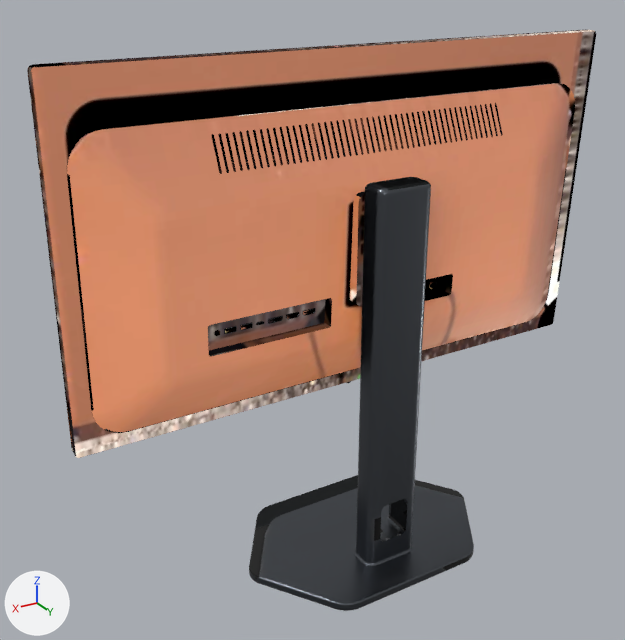
The glTF model public/assets/v2/props/monitor.glb as it was, and as the next commit left it.
The view is the same before and after, from a 50 mm lens placed at (0.444, 1.709, 1.388), pointed at (0.002, 0.971, 1.019). The lights are fixed; the arrows at lower left show +X, +Y and +Z. The first picture is the older version. Where no turn or scale is listed for an object, it has been applied to the vertices. Vertices at exactly the same position are counted once.

The first picture shows 'NEW_monitor_lift__mesh', 'NEW_monitor_root__mesh'.
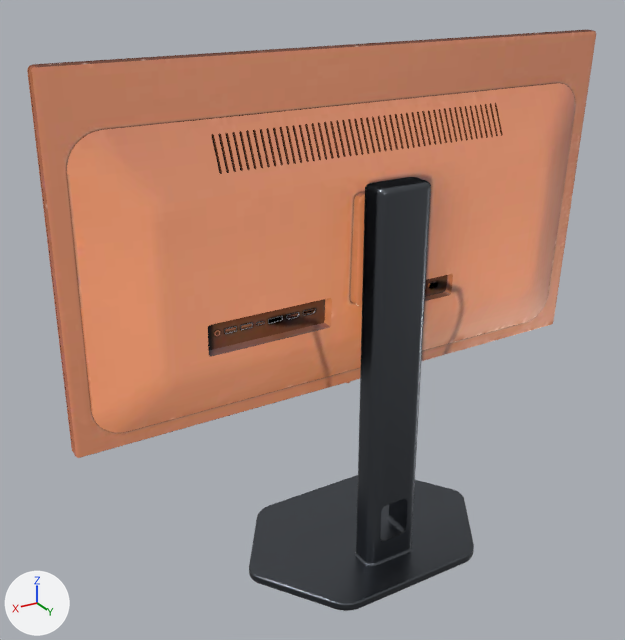
The change, as a list of edits to the scene's bpy script:
```text
Change me_new_monitor_lift__mesh:
    used by ob_new_monitor_lift__mesh; location = (-0.05, 0.995, 1.114)
    remove me_new_monitor_lift__mesh.from_pydata(...)  # 3162 vertices, 6180 faces; spans x -0.32..0.32, y -0.036..0.036, z -0.187..0.187
    add me_new_monitor_lift__mesh.from_pydata(...)  # 3102 vertices, 6060 faces; spans x -0.32..0.32, y -0.036..0.036, z -0.187..0.187
    me_new_monitor_lift__mesh part 1
    60 vertices are removed from x 0.062..0.167, y -0.001..0.0, z -0.076..-0.071
    234 faces are deleted
    7 new faces join them, mat_monitor_lit
    107 new faces join them, mat_monitor_pbr
    me_new_monitor_lift__mesh part 2: 4621 kept faces spanning x -0.32..0.32, y -0.036..0.036, z -0.187..0.187 get new texture (UV) coordinates
Change me_new_monitor_root__mesh:
    where me_new_monitor_root__mesh.from_pydata(...)  # 1228 vertices, 2428 faces; spans x -0.151..0.151, y -0.103..0.103, z -0.222..0.222
    used by ob_new_monitor_root__mesh; location = (-0.05, 1.002, 0.958)
    me_new_monitor_root__mesh part 3: texture (UV) coordinates of 2428 of 2428 faces, centred in x -0.151..0.151, y -0.103..0.103, z -0.222..0.222, changed; they spanned u 0.0..0.99, v 0.0..1.0 and now span u 0.01..0.91, v 0.01..0.99
```

Changed parts and their boxes (x1, y1, x2, y2) in the pictures (625 x 640 px):
part 1 of me_new_monitor_lift__mesh, reshaped
    both: (224, 308, 316, 334)
part 2 of me_new_monitor_lift__mesh, surface changed
    both: (27, 30, 596, 458)
part 3 of me_new_monitor_root__mesh, surface changed
    both: (249, 177, 470, 581)
